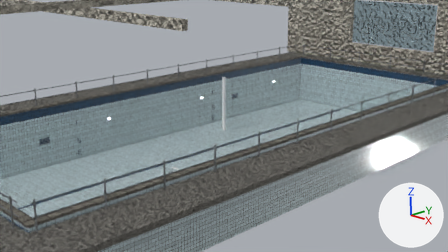
Before and after pictures for a commit that changed the Blender file auvs/hydrus_sim/data/pool_scene.blend.
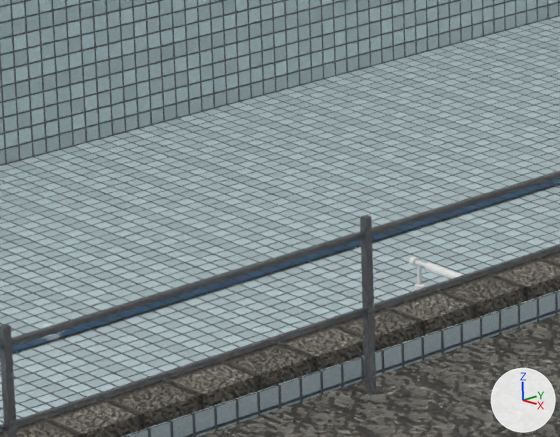
The first picture shows the older version from the file's camera 'PoolCamera'. The close-ups show the older and then the newer version on the part from 23% to 44% of the width and 49% to 78% of the height of that picture. Only the edits that show in the close-ups are written down. Every picture has the same lights, and +X, +Y and +Z are marked at lower right.

In view in the first close-up: 'Gate', 'pool_band', 'pool_coping', 'pool_deck', 'pool_stainless', 'pool_tile'.
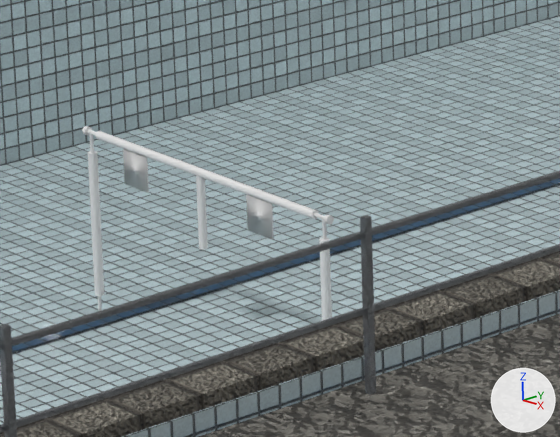
Pixel boxes (x1, y1, x2, y2) of what changed, in the close-ups (560 x 437 px):
'Gate', moved: before (409, 256, 463, 290); after (82, 126, 334, 321)

The change in detail:
Object 'Gate' (ob_gate) moves from (3.23, 4.975, -3.078) to (-0.688, 4.853, -2.93).
